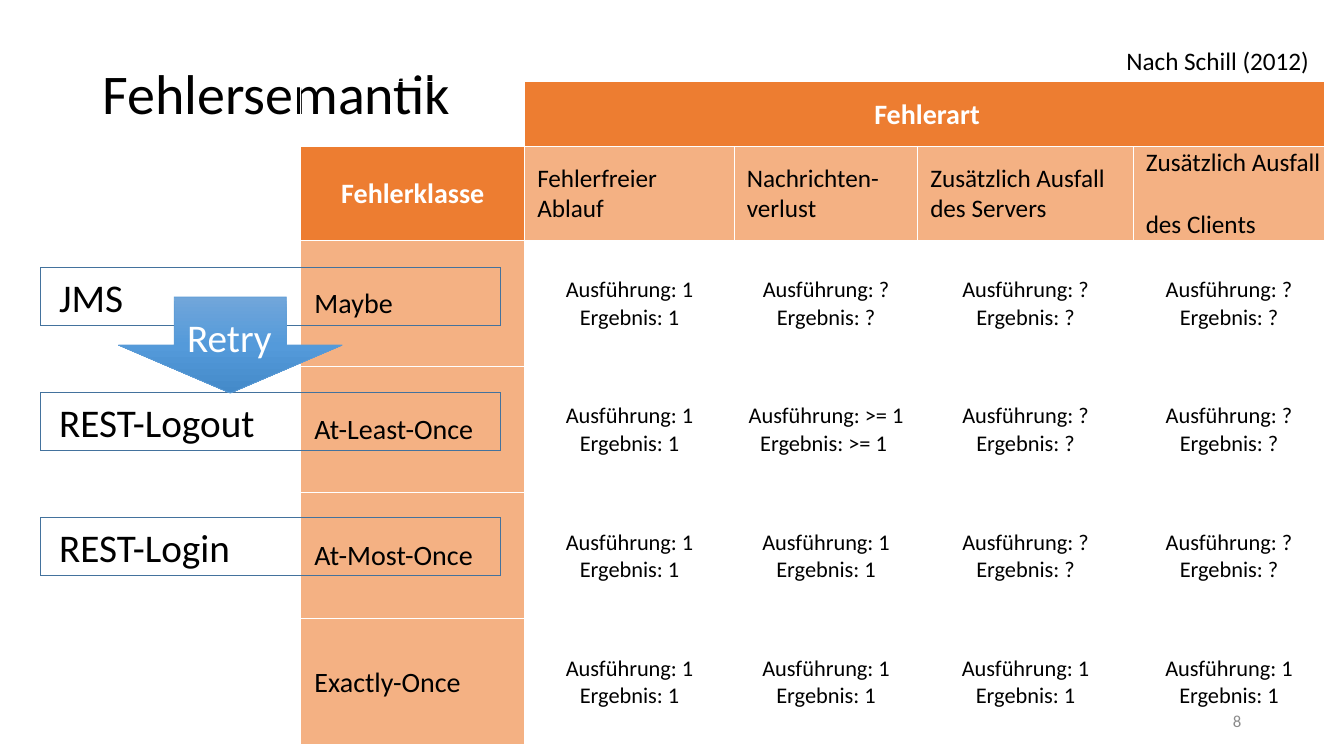
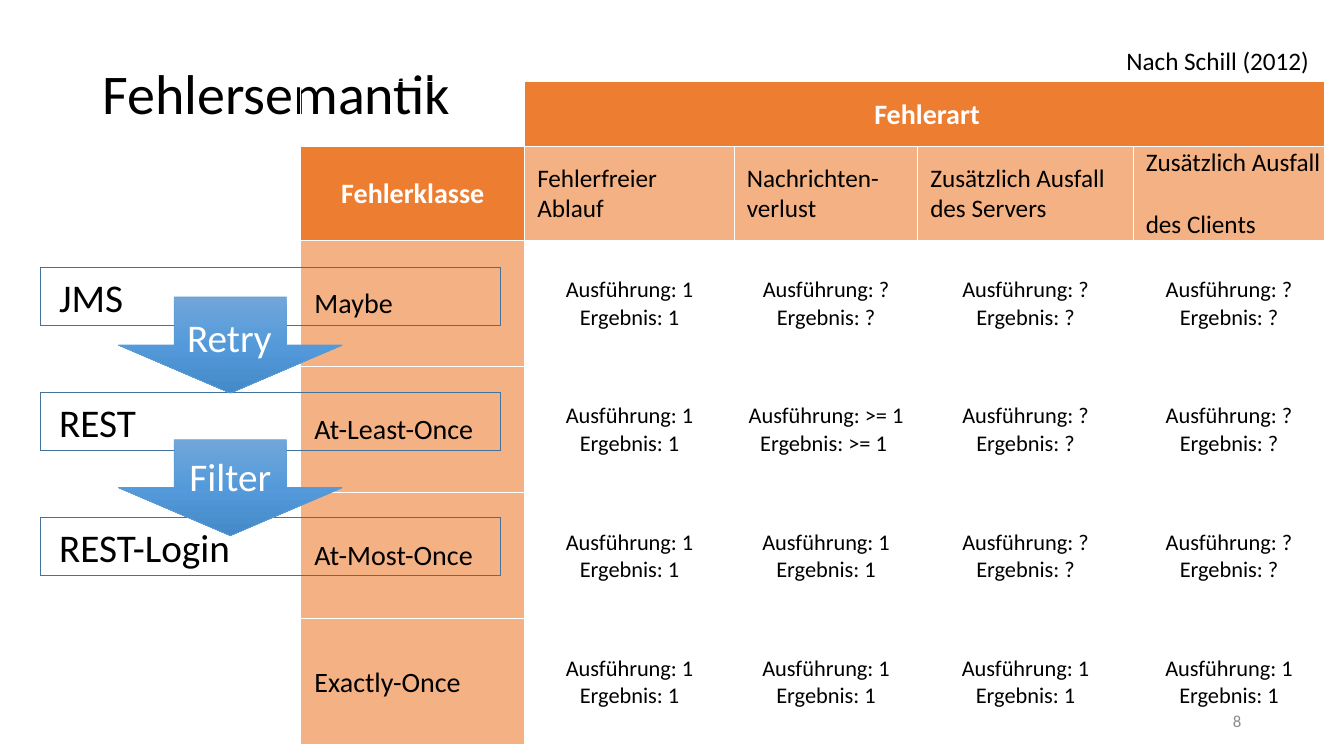
Before and after one commit to chrissike/chatapplication, a slide deck: slide 8 of dokumentation/vortrag.pptx. Drawn at 1344x756 pixels with LibreOffice and Linux fonts; fonts in the diff are those of the drawing; background and template pictures are left out. Boxes give left, top, right and bottom in pixels: in the first picture for what was removed or moved away, otherwise in the second. Text is boxed around its words. In the diff, an @@ line names an element or a change of style, - is before the commit and + after.

```diff
--- a/dokumentation/vortrag.pptx
+++ b/dokumentation/vortrag.pptx
@@ text at (59, 411, 136, 438): text changed @@
-REST-Logout
+REST
@@ down arrow added at (118, 440, 342, 535), fill gradient #71A6DB to #559BDB to #448ACA, outline #5B9BD5 0.5 pt, 28 pt, text #FFFFFF @@
+Filter
```
Also in this commit, not shown: 3 other slides changed, 4 other files.
